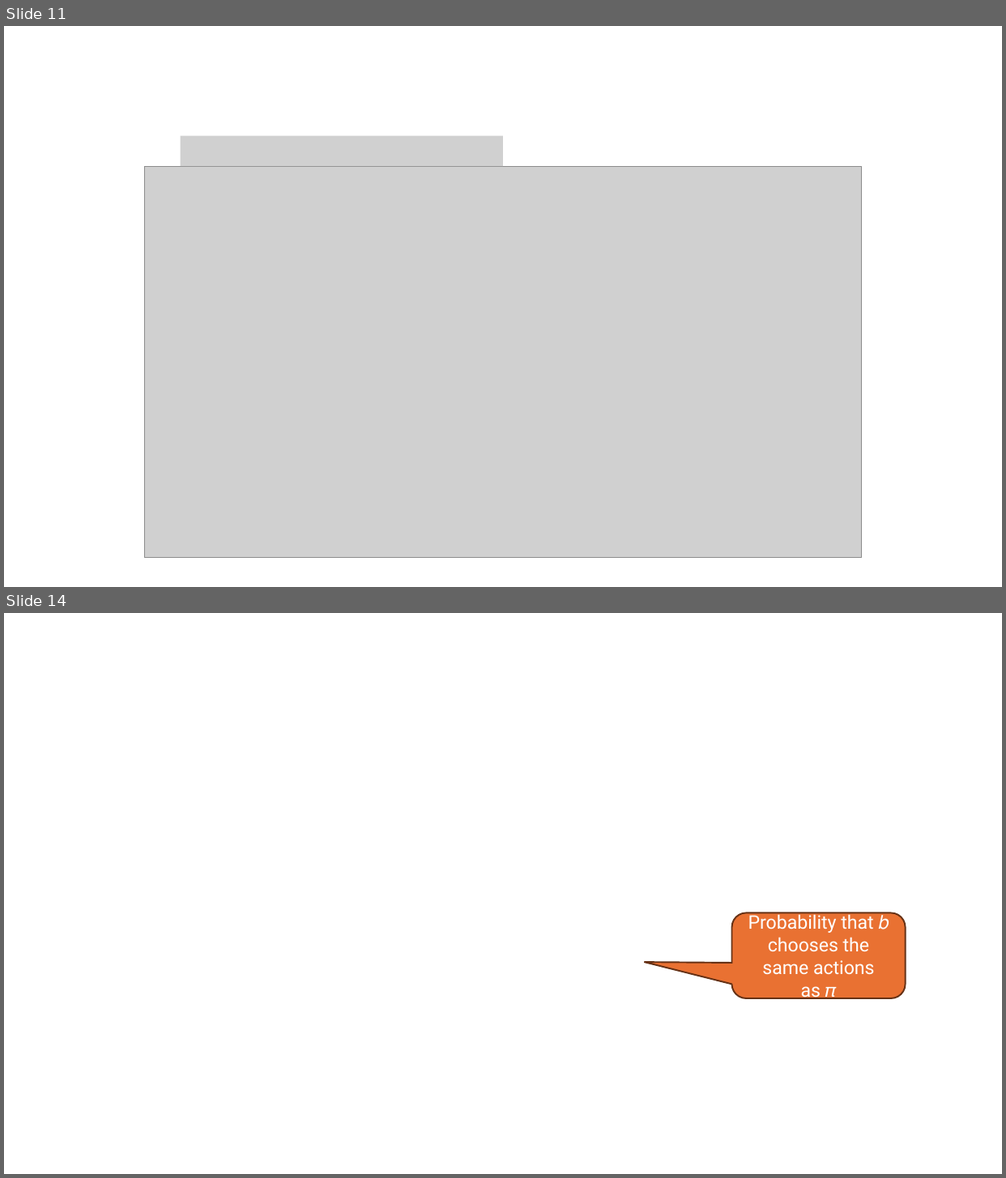
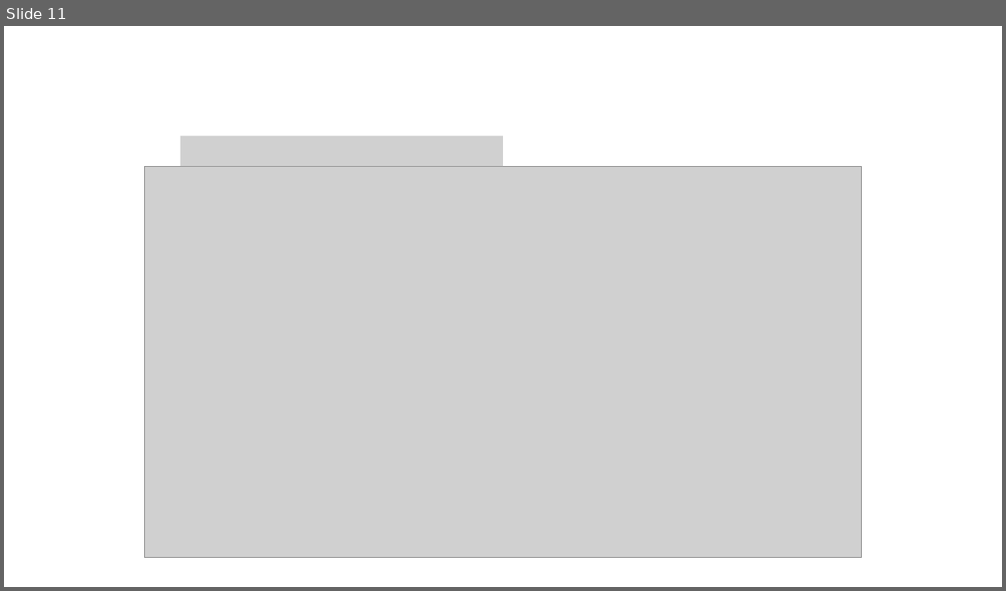
Before and after one commit to mhahsler/Introduction_to_Reinforcement_Learning, a slide deck: slides/Lecture_Chapter07.pptx. Shown one above the other, each under a label of ours: slides 11 and 14 before the commit, slide 11 after it; the slides between them are not shown. The pictures are 1006x1178 and 1006x591 pixels, drawn with LibreOffice and Linux fonts; fonts in the diff are those of the drawing; grey boxes stand for pictures. Boxes give left, top, right and bottom in pixels: in the first picture for what was removed or moved away, otherwise in the second. Text is boxed around its words. In the diff, an @@ line names an element or a change of style, - is before the commit and + after.

```diff
--- a/slides/Lecture_Chapter07.pptx
+++ b/slides/Lecture_Chapter07.pptx
@@ slide 14 removed at box(4, 613, 1002, 1174), background #FFFFFF @@
@@ rounded speech box removed at box(731, 914, 906, 999) @@
-Probability that 𝑏 chooses the same actions as 𝜋
```
Also in this commit, not shown: 8 slides changed, 4 slides added, 3 other slides removed, 4 other files.
